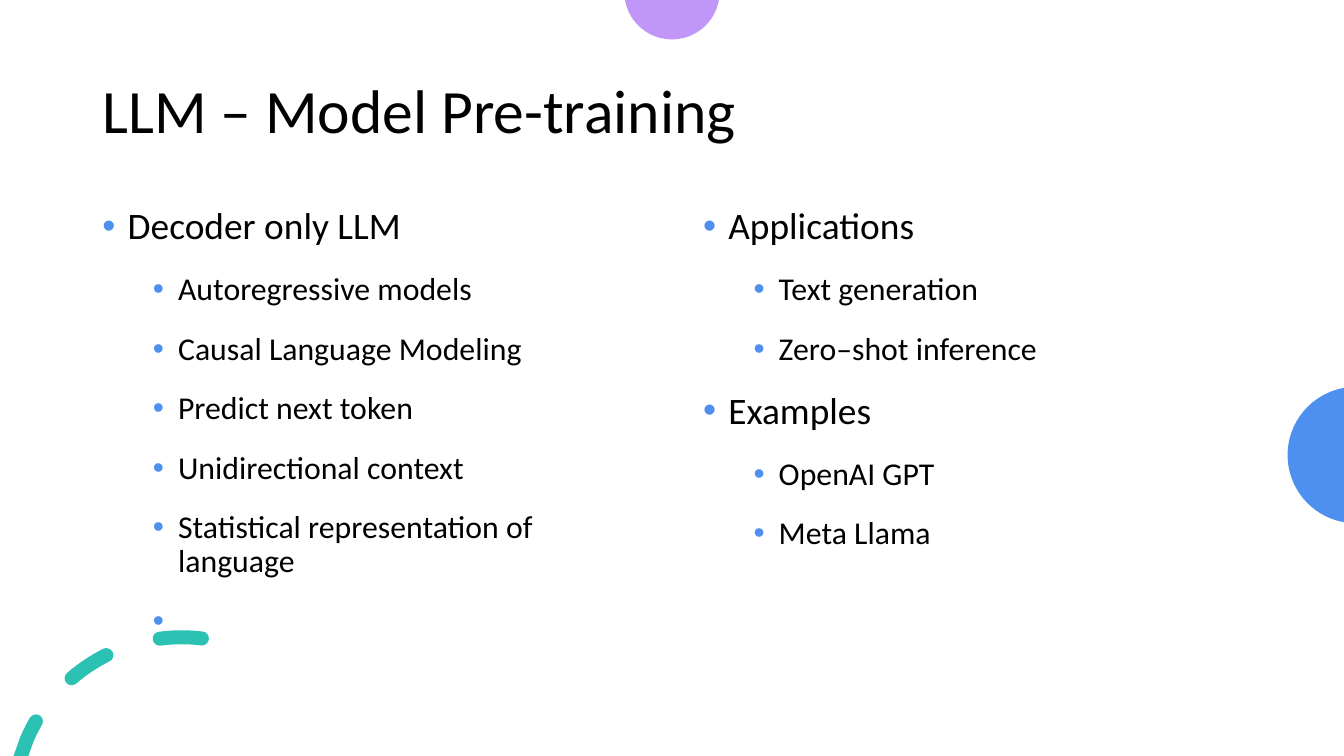
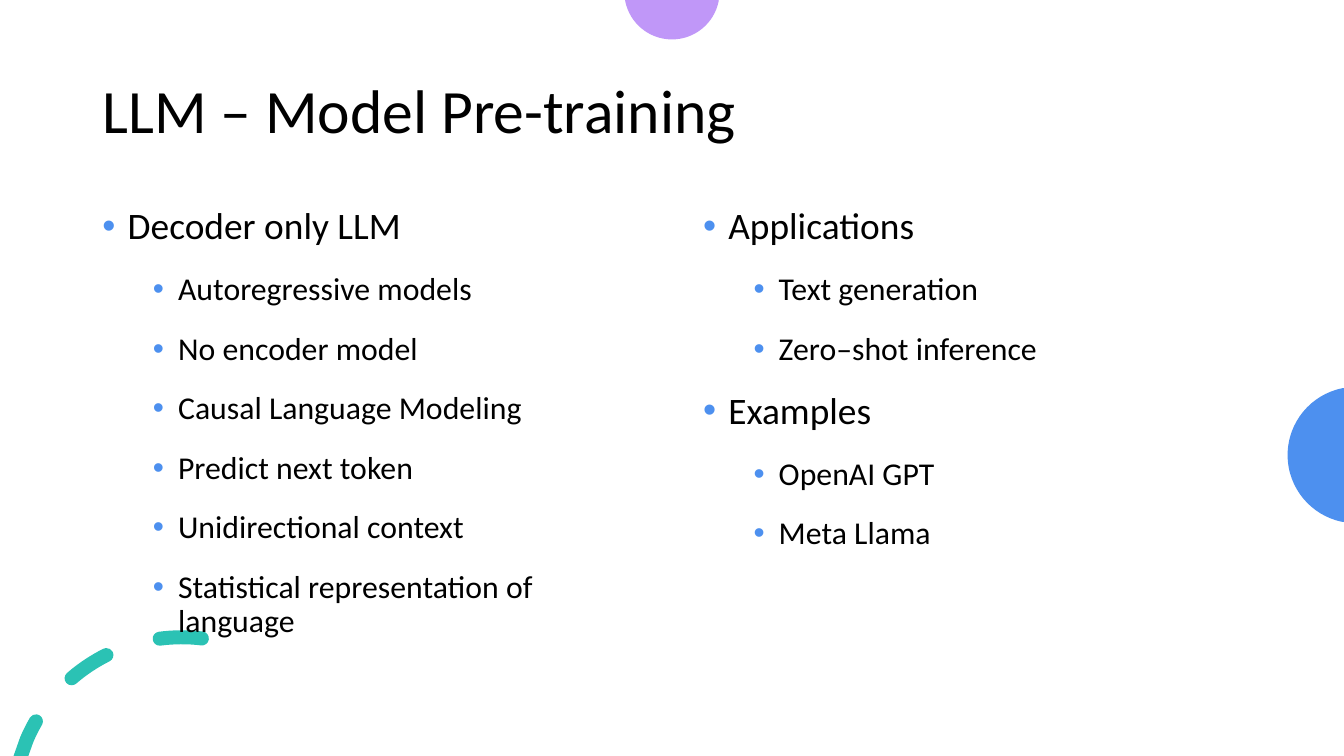
Before and after one commit to look4pritam/LargeLanguageModels, a slide deck: slide 56 of Presentations/IUAC-2024/Introduction_to_Large_Language_Models-From_Foundation_to_Real_World_Applications.pptx. Drawn at 1344x756 pixels with LibreOffice and Linux fonts; fonts in the diff are those of the drawing. Boxes give left, top, right and bottom in pixels: in the first picture for what was removed or moved away, otherwise in the second. Text is boxed around its words. In the diff, an @@ line names an element or a change of style, - is before the commit and + after.

```diff
--- a/Presentations/IUAC-2024/Introduction_to_Large_Language_Models-From_Foundation_to_Real_World_Applications.pptx
+++ b/Presentations/IUAC-2024/Introduction_to_Large_Language_Models-From_Foundation_to_Real_World_Applications.pptx
@@ text at box(178, 338, 418, 361): paragraph added @@
+    • No encoder model
```
Also in this commit, not shown: 1 other slide changed.
